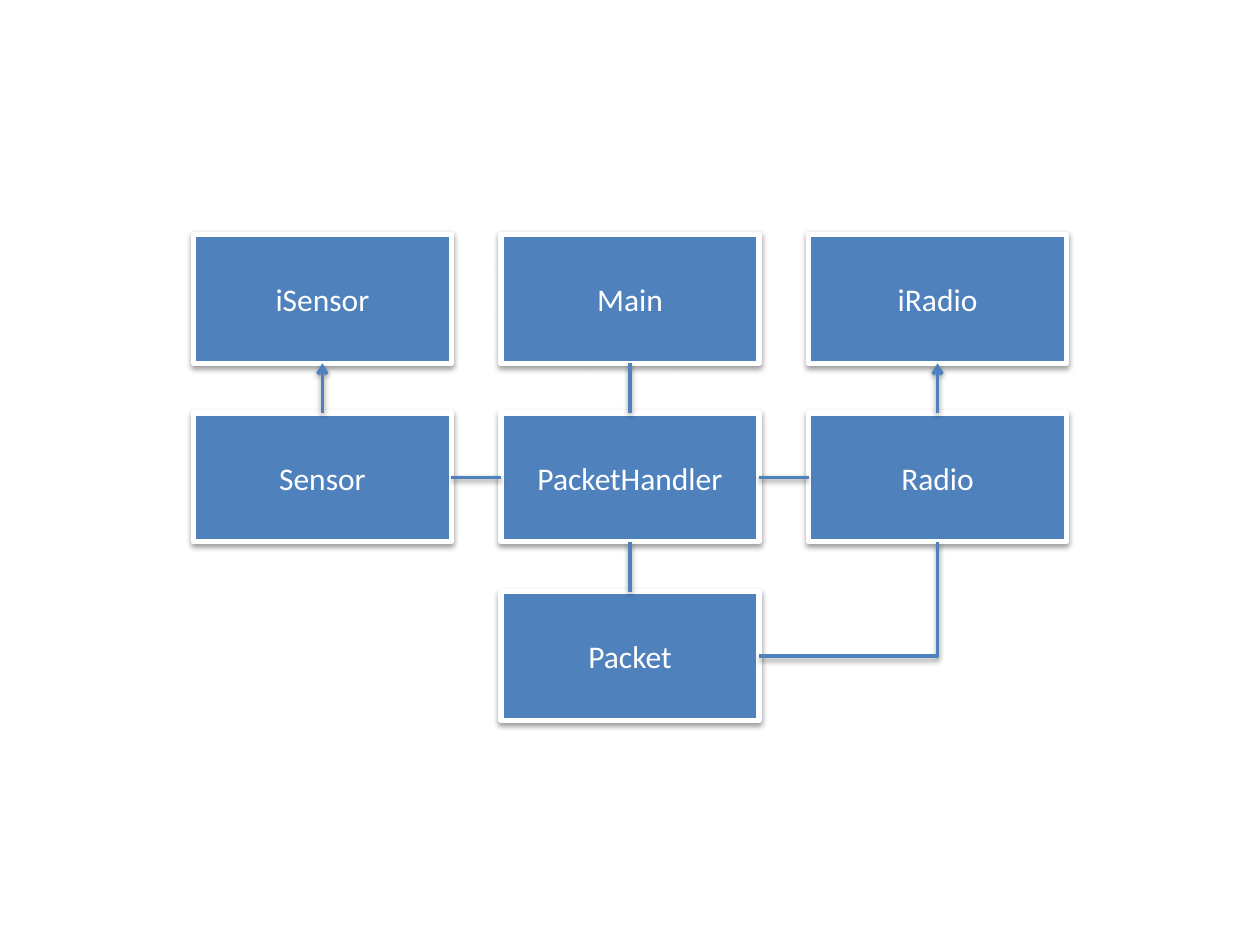
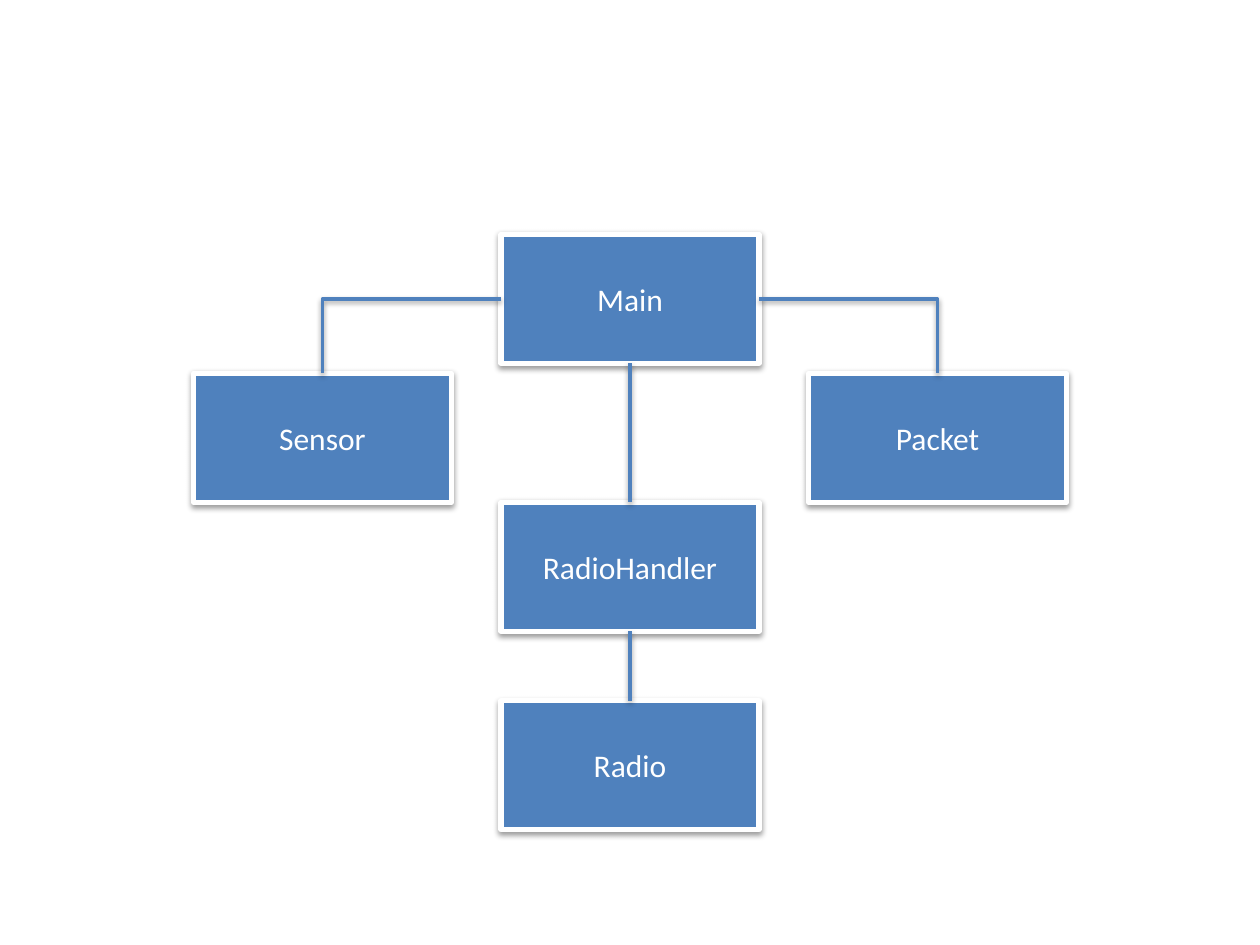
Before and after one commit to bjornops/sw513e15, a slide deck: slide 2 of Rapport/figures/Golf_course_1_representation.pptx. Drawn at 1260x945 pixels with LibreOffice and Linux fonts; fonts in the diff are those of the drawing. Boxes give left, top, right and bottom in pixels: in the first picture for what was removed or moved away, otherwise in the second. Text is boxed around its words. In the diff, an @@ line names an element or a change of style, - is before the commit and + after.

```diff
--- a/Rapport/figures/Golf_course_1_representation.pptx
+++ b/Rapport/figures/Golf_course_1_representation.pptx
@@ rectangle removed at bbox=[194, 234, 452, 363] @@
-iSensor
@@ rectangle removed at bbox=[809, 234, 1067, 363] @@
-iRadio
@@ elbow line added from (501, 299) to (323, 373), #4F81BD 2 pt @@
@@ elbow line moved from (937, 542) - (759, 656) to (759, 299) - (937, 373) @@
@@ rectangle "Sensor": place and size @@
-rectangle "Sensor" at bbox=[194, 413, 452, 542]
+rectangle "Sensor" at bbox=[194, 373, 452, 501]
@@ arrow removed from (323, 413) to (323, 363) @@
@@ line moved from (630, 363) - (630, 413) to (630, 363) - (630, 503) @@
@@ rectangle "Packet": place and size @@
-rectangle "Packet" at bbox=[501, 591, 760, 719]
+rectangle "Packet" at bbox=[809, 373, 1067, 501]
@@ arrow removed from (937, 413) to (937, 363) @@
@@ rectangle removed at bbox=[501, 413, 760, 542] @@
-PacketHandler
@@ line removed from (451, 478) to (501, 478) @@
@@ line removed from (809, 478) to (759, 478) @@
@@ rectangle added at bbox=[501, 503, 760, 631], fill #4F81BD, outline #FFFFFF 3 pt, 18 pt, text #FFFFFF @@
+RadioHandler
@@ line moved from (630, 542) - (630, 591) to (630, 631) - (630, 701) @@
@@ rectangle "Radio": place and size @@
-rectangle "Radio" at bbox=[809, 413, 1067, 542]
+rectangle "Radio" at bbox=[501, 701, 760, 829]
```
Also in this commit, not shown: 1 other slide changed, 6 other files.
